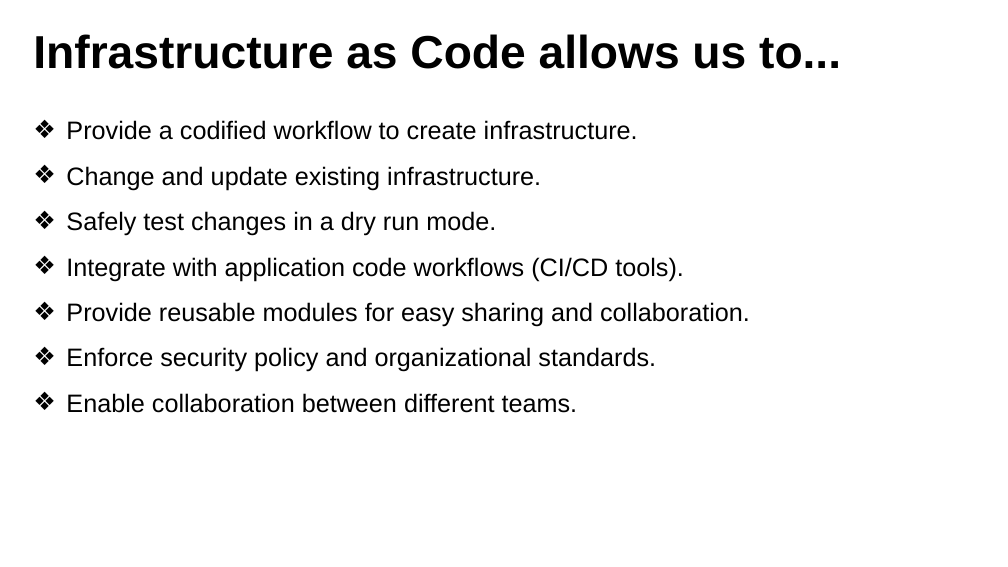
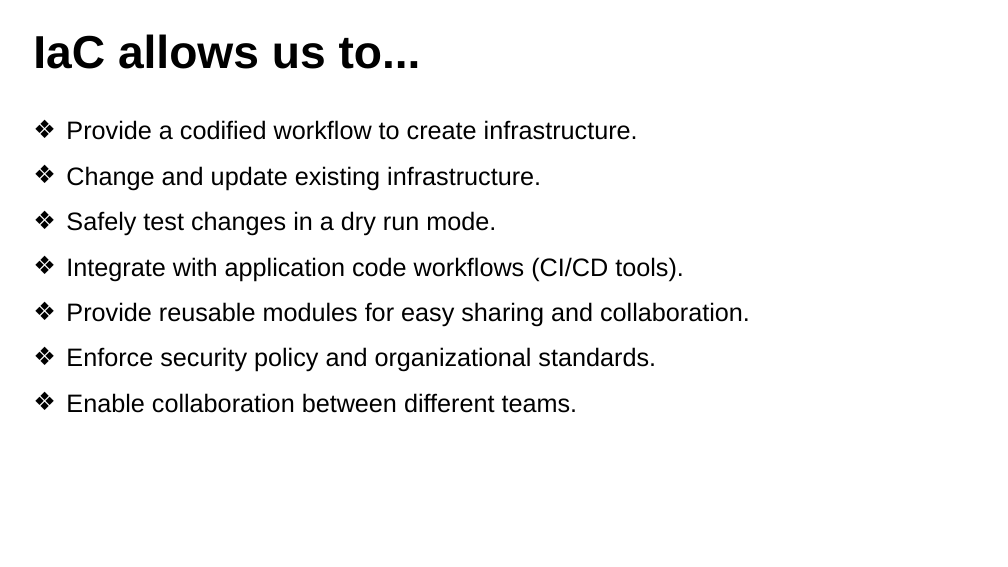
Before and after one commit to sanjaysrikakulam/terraform_clum2025, a slide deck: slide 3 of materials/terraform_openstack_tutorial.pptx. Drawn at 1008x567 pixels with LibreOffice and Linux fonts; fonts in the diff are those of the drawing. Boxes give left, top, right and bottom in pixels: in the first picture for what was removed or moved away, otherwise in the second. Text is boxed around its words. In the diff, an @@ line names an element or a change of style, - is before the commit and + after.

```diff
--- a/materials/terraform_openstack_tutorial.pptx
+++ b/materials/terraform_openstack_tutorial.pptx
@@ title at (33,34,421,69): text changed @@
-Infrastructure as Code allows us to...
+IaC allows us to...
```
Also in this commit, not shown: 5 other slides changed, 1 slide added.
